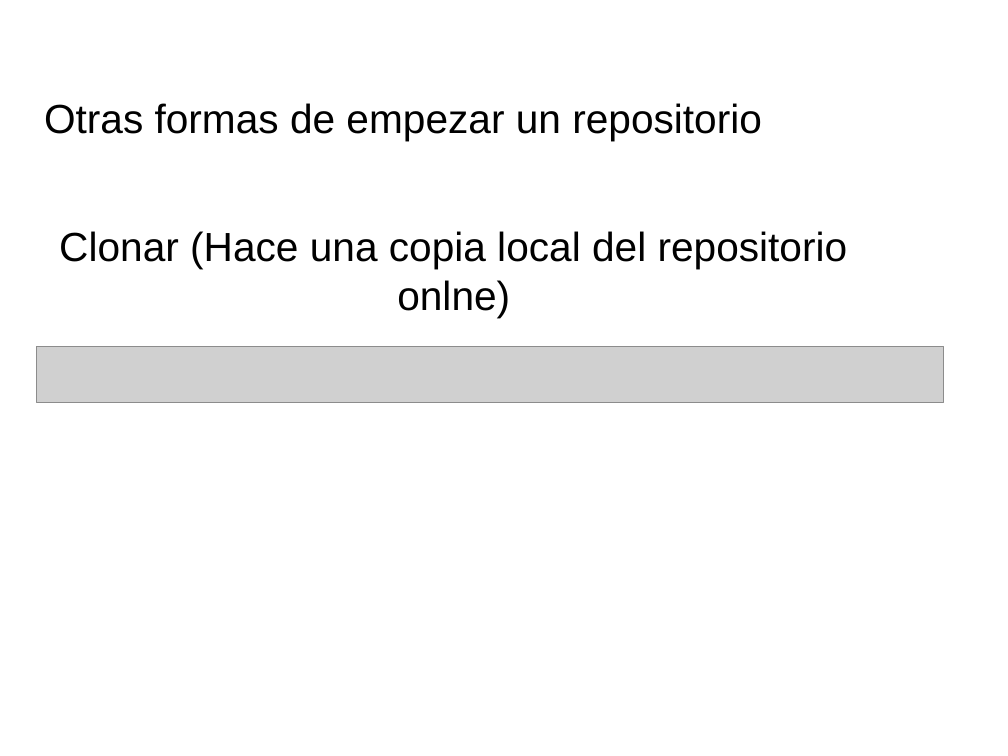
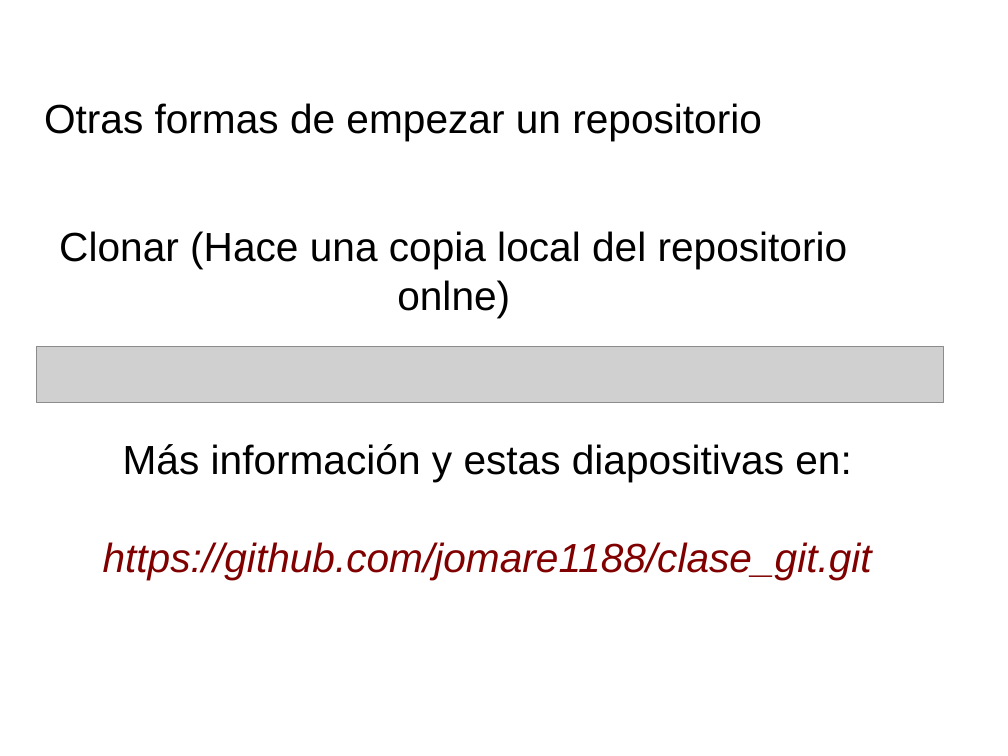
Before and after one commit to jomare1188/clase_git, a slide deck: slide 10 of presentaciongit.odp. Drawn at 1008x756 pixels with LibreOffice and Linux fonts; fonts in the diff are those of the drawing; grey boxes stand for pictures. Boxes give left, top, right and bottom in pixels: in the first picture for what was removed or moved away, otherwise in the second. Text is boxed around its words. In the diff, an @@ line names an element or a change of style, - is before the commit and + after.

Commit message:
actualizacion diapositivas

```diff
--- a/presentaciongit.odp
+++ b/presentaciongit.odp
@@ text added at [103,444,872,580], 32 pt, text #800000, italic @@
+Más información y estas diapositivas en:
+https://github.com/jomare1188/clase_git.git
```
Also in this commit, not shown: 1 other slide changed, 1 slide removed, 1 other file.
